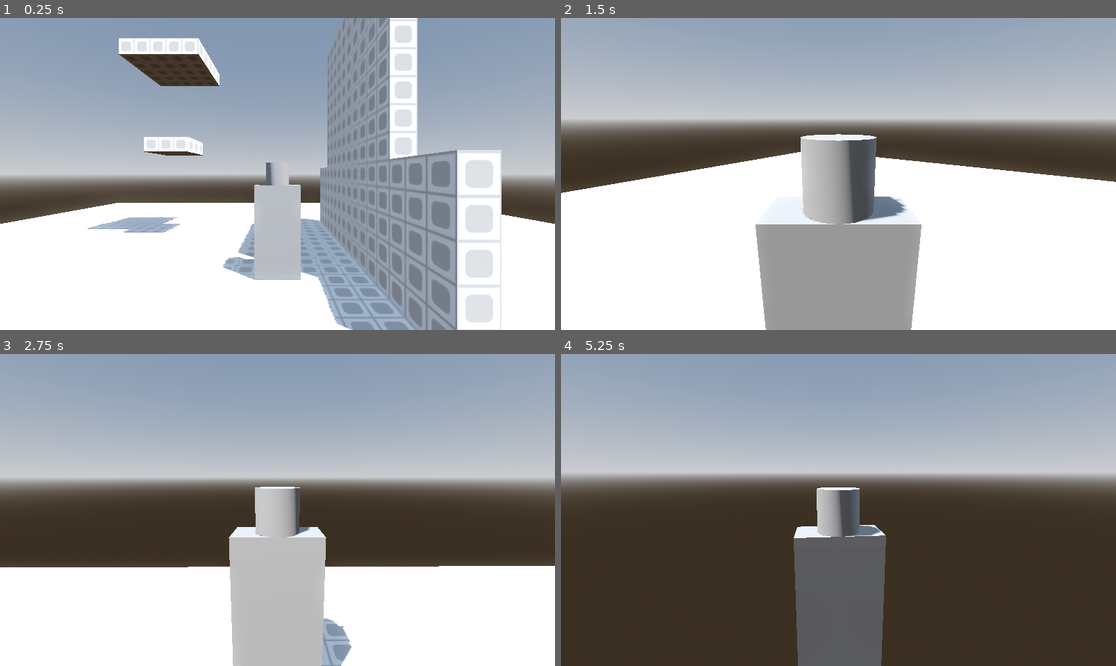
Above: before the commit, frames 1-4 (two rows, left to right).
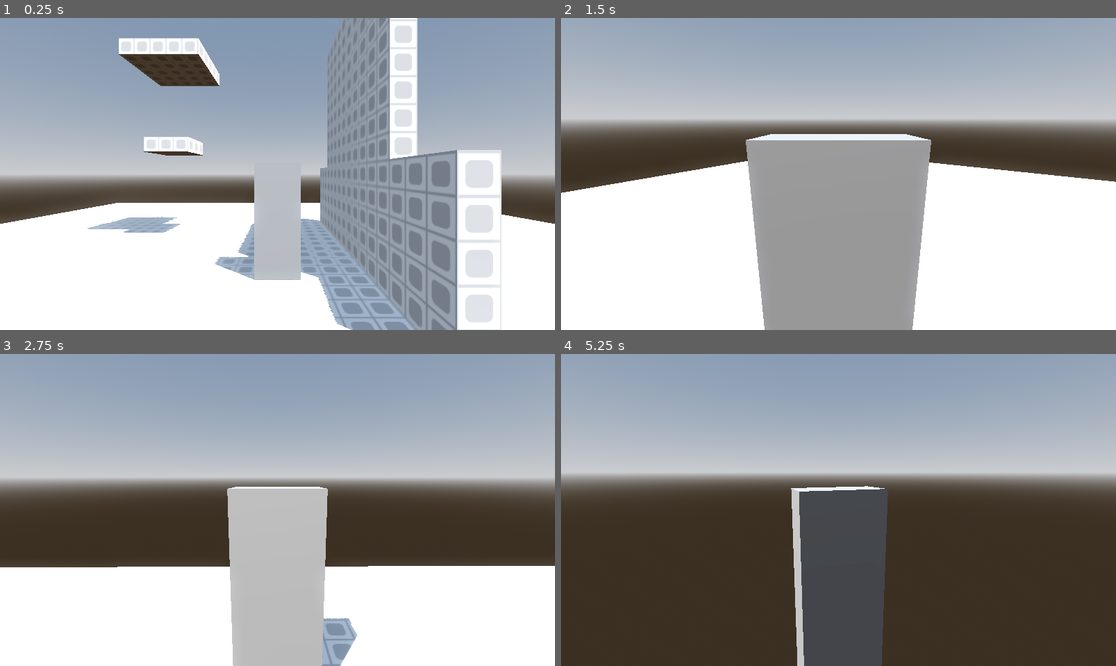
Above: after the commit, the same moments.

Repository: Natelytle/jomolith
Game: Godot game, scene res://Scenes/main.tscn
Same seed, same stepped clock (60 frames per second), same inputs: the game is played once before the commit and once after it.
Inputs (mouse positions are in pixels of both pictures, inside the frame that each line leads up to):
- Up to frame 1 (0.25 s): no input
- Up to frame 2 (1.5 s): move the mouse to (960, 158) at 0.52 s; hold D (right) 0.53-1.28 s; hold Right mouse button (right_click) 0.53-1.28 s; tap Space (jump) at 0.77 s; move the mouse to (810, 174) at 1.27 s; hold W (forward) from 1.28 s (still down); tap Shift (shift_lock) at 1.35 s
- Up to frame 3 (2.75 s): keep holding W (forward); tap Space (jump) at 1.52 s; move the mouse to (288, 503) at 2.02 s; tap Mouse wheel up (zoom_in) at 2.1 s
- Up to frame 4 (5.25 s): move the mouse to (832, 516) at 2.77 s; tap Mouse wheel down (zoom_out) at 2.85 s; tap Space (jump) at 3.02, 3.77, 4.52 s; move the mouse to (877, 513) at 3.52 s; hold Right mouse button (right_click) 3.53-4.28 s; move the mouse to (794, 506) at 4.27 s; tap Shift (shift_lock) at 4.35 s; tap Enter at 5 s; move the mouse to (866, 510) at 5.02 s; release W (forward) at 5.03 s; hold S (backward) from 5.03 s (still down); tap Mouse wheel up (zoom_in) at 5.1 s

The runs differ from the first frame. In frame 1, 0.3% of the frame differs, in the area x 38-55%, y 46-80%; in frame 2, 8.1%, in the area x 0-100%, y 37-100%; in frame 3, 2.2%; in frame 4, 2.8%.

Commit message:
slow player rotation

Diff:
--- a/Scenes/main.tscn
+++ b/Scenes/main.tscn
@@ -20,6 +20,7 @@
 
 [sub_resource type="StandardMaterial3D" id="StandardMaterial3D_bo1nx"]
 albedo_texture = ExtResource("1_jjgbg")
+uv1_offset = Vector3(0, 0.5, 0)
 uv1_triplanar = true
 
 [sub_resource type="StandardMaterial3D" id="StandardMaterial3D_jjvhh"]
@@ -72,6 +73,7 @@
 material = SubResource("StandardMaterial3D_jjvhh")
 
 [node name="Player" type="CharacterBody3D" parent="."]
+floor_snap_length = 1.0
 script = ExtResource("2_bo1nx")
 
 [node name="Hitbox" type="CollisionShape3D" parent="Player"]
@@ -79,13 +81,7 @@
 shape = SubResource("BoxShape3D_8gbba")
 
 [node name="Avatar" type="CSGBox3D" parent="Player/Hitbox"]
-transform = Transform3D(1, 0, 0, 0, 1, 0, 0, 0, 1, 0, -0.5, 0)
-size = Vector3(2, 4, 1)
-
-[node name="CSGCylinder3D" type="CSGCylinder3D" parent="Player/Hitbox"]
-transform = Transform3D(1, 0, 0, 0, 1, 0, 0, 0, 1, 0, 2, 0)
-height = 1.0
-sides = 16
+size = Vector3(2, 5, 1)
 
 [node name="PlayerCameraPivot" type="Node3D" parent="Player"]
 top_level = true
--- a/Scripts/player.gd
+++ b/Scripts/player.gd
@@ -70,6 +70,6 @@
 	velocity.z = currentMovementVector.z * MAX_SPEED
 
 	if not mouse_locked and direction.length() > 0:
-		hitbox.rotation.y = lerp_angle(hitbox.rotation.y, atan2(-direction.x, -direction.z), 15 * delta)
+		hitbox.rotation.y = lerp_angle(hitbox.rotation.y, atan2(-direction.x, -direction.z), 10 * delta)
 
 	move_and_slide()
